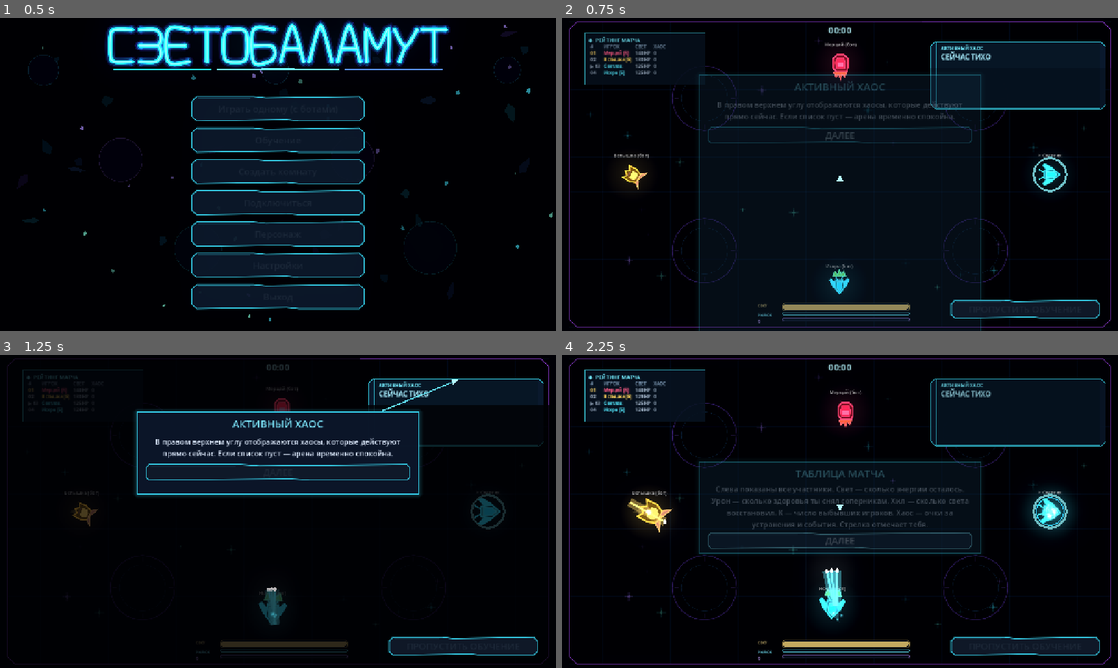
Above: before the commit, frames 1-4 (two rows, left to right).
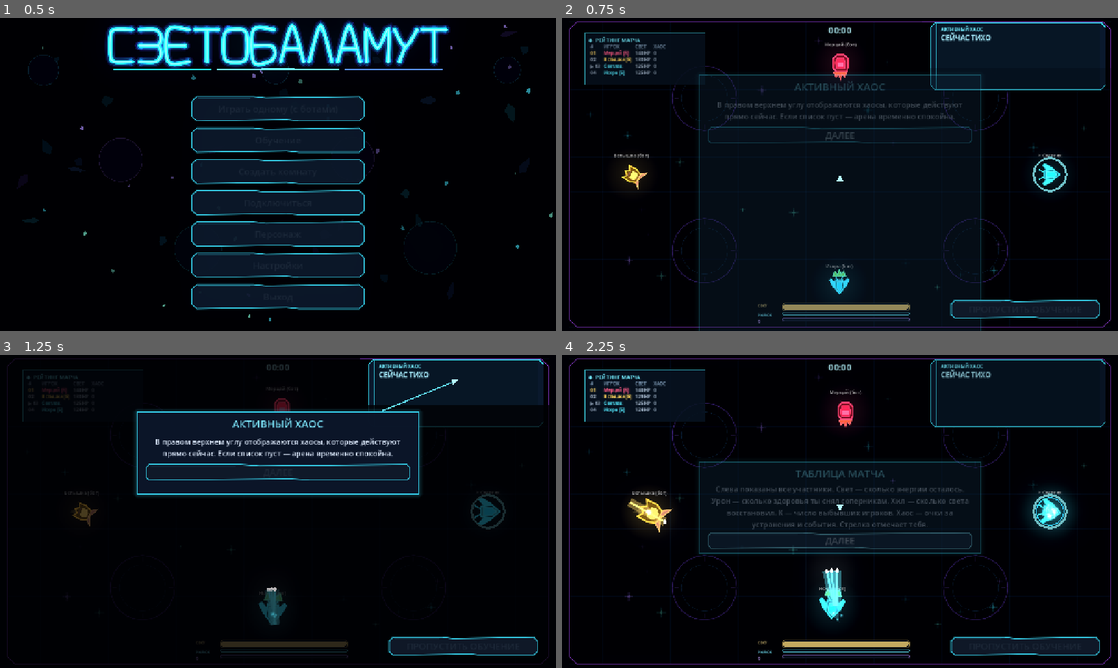
Above: after the commit, the same moments.

Repository: DvoreZZKy/svetobalamut
Game: Godot game, scene res://scenes/menu.tscn
Two runs of this game, one before a commit and one after it. Both use one fixed random seed, a clock stepped at 60 frames per second and the inputs below.
Inputs (mouse positions are in pixels of both pictures, inside the frame that each line leads up to):
- Up to frame 1 (0.5 s): no input
- Up to frame 2 (0.75 s): click "Играть одному (с ботами)" at 0.5 s
- Up to frame 3 (1.25 s): no input
- Up to frame 4 (2.25 s): tap Enter (restart) at 1.25 s; move the mouse to (962, 495) at 1.27 s; hold D (right) 1.28-2 s; hold Space (dash) 1.28-2 s; tap Q (ability) at 1.35 s; click (962, 495) at 1.42 s; click "ДАЛЕЕ" at 2 s

Frame 1 is identical in both runs. In frame 2, 3.8% of the frame differs, in the area x 66-98%, y 1-30%; in frame 3, 2.5%; in frame 4, 4.3%.

Commit message:
Restore live cooldown meters, hide match cursor on results, and show full skin leaderboard

Diff:
--- a/scripts/arena.gd
+++ b/scripts/arena.gd
@@ -131,6 +131,8 @@
 var stopwatch_lbl: Label
 var result_cards: Array[Button] = []
 var result_detail_open := false
+var result_list_scroll: ScrollContainer
+var result_list: VBoxContainer
 var banner: Label
 var score_lbl: RichTextLabel
 var help_lbl: Label
@@ -541,6 +543,27 @@
 	over_lbl.add_theme_color_override("default_color", Color("#f0fbff"))
 	cl.add_child(over_lbl)
 	over_lbl.visible = false
+	result_list_scroll = ScrollContainer.new()
+	result_list_scroll.horizontal_scroll_mode = ScrollContainer.SCROLL_MODE_DISABLED
+	result_list_scroll.vertical_scroll_mode = ScrollContainer.SCROLL_MODE_AUTO
+	result_list_scroll.visible = false
+	var result_list_panel := PanelContainer.new()
+	var result_list_style := StyleBoxFlat.new()
+	result_list_style.bg_color = Color("#071625", 0.96)
+	result_list_style.border_color = Color("#287e91", 0.9)
+	result_list_style.set_border_width_all(1)
+	result_list_style.set_corner_radius_all(0)
+	result_list_style.content_margin_left = 8
+	result_list_style.content_margin_right = 8
+	result_list_style.content_margin_top = 8
+	result_list_style.content_margin_bottom = 8
+	result_list_panel.add_theme_stylebox_override("panel", result_list_style)
+	result_list_scroll.add_child(result_list_panel)
+	result_list = VBoxContainer.new()
+	result_list.add_theme_constant_override("separation", 7)
+	result_list.size_flags_horizontal = Control.SIZE_EXPAND_FILL
+	result_list_panel.add_child(result_list)
+	cl.add_child(result_list_scroll)
 	over_restart_btn = FacetButton.new()
 	over_restart_btn.text = "РЕВАНШ"
 	over_restart_btn.custom_minimum_size = Vector2(210, 48)
@@ -837,8 +860,8 @@
 		bullet_layer.queue_redraw()
 	last_bullet_count = bullet_count
 	if is_instance_valid(cursor_canvas):
-		cursor_canvas.visible = not G.tutorial_active
-		if not G.tutorial_active:
+		cursor_canvas.visible = not G.tutorial_active and not pause_open and view.get("ph", "play") != "over"
+		if cursor_canvas.visible:
 			cursor_canvas.position = aim_screen_pos - cursor_canvas.size * 0.5
 			cursor_canvas.queue_redraw()
 	shake = maxf(0.0, shake - (shake * 8.0 + 25.0) * dt)
@@ -1256,7 +1279,7 @@
 	timer_lbl.modulate = Color.WHITE
 	timer_shape.color = Color("#0b1b30", 0.94)
 	timer_outline.default_color = Color("#39d9f0", 0.92)
-	timer_shape.position = Vector2(get_viewport_rect().size.x - 230.0, 132.0)
+	timer_shape.position = Vector2(get_viewport_rect().size.x - 230.0, 88.0)
 	timer_outline.position = timer_shape.position
 	timer_lbl.anchor_top = 0.0
 	timer_lbl.anchor_bottom = 0.0
@@ -1264,8 +1287,8 @@
 	timer_lbl.anchor_right = 1.0
 	timer_lbl.offset_left = -420.0
 	timer_lbl.offset_right = -40.0
-	timer_lbl.offset_top = 54.0
-	timer_lbl.offset_bottom = 210.0
+	timer_lbl.offset_top = 10.0
+	timer_lbl.offset_bottom = 166.0
 	timer_lbl.horizontal_alignment = HORIZONTAL_ALIGNMENT_LEFT
 	timer_lbl.add_theme_stylebox_override("normal", _chaos_panel_style())
 	var rows: Array = []
@@ -1312,8 +1335,14 @@
 	if not me.is_empty():
 		light_bar.max_value = me.hpmax
 		light_bar.value = me.l
-		dash_bar.value = 100.0 * (1.0 - clampf(me.dc / Sim.DASH_CD, 0.0, 1.0))
-		ability_bar.value = 100.0 * (1.0 - clampf(me.acd / 9.0, 0.0, 1.0))
+		dash_bar.max_value = 100.0
+		ability_bar.max_value = 100.0
+		var dash_cooldown := clampf(float(me.get("dc", 0.0)), 0.0, Sim.DASH_CD)
+		var ability_cooldown := clampf(float(me.get("acd", 0.0)), 0.0, 9.0)
+		dash_bar.value = (1.0 - dash_cooldown / Sim.DASH_CD) * 100.0
+		ability_bar.value = (1.0 - ability_cooldown / 9.0) * 100.0
+		dash_bar.queue_redraw()
+		ability_bar.queue_redraw()
 		var is_capsule := int(me.k) == 1 and not bool(me.s) and not over
 		capsule_ammo_lbl.visible = is_capsule
 		capsule_reload_bar.visible = is_capsule
@@ -1338,7 +1367,8 @@
 		over_rect.visible = true
 		over_shape.visible = true
 		over_outline.visible = true
-		over_lbl.visible = true
+		over_lbl.visible = not result_detail_open
+		result_list_scroll.visible = result_detail_open
 		over_restart_btn.visible = not is_client and not result_detail_open
 		over_menu_btn.visible = true
 		over_exit_btn.visible = result_detail_open
@@ -1437,6 +1467,7 @@
 		over_lbl.visible = false
 		for card in result_cards:
 			card.visible = false
+		result_list_scroll.visible = false
 		result_detail_open = false
 		over_restart_btn.visible = false
 		over_menu_btn.visible = false
@@ -1459,8 +1490,71 @@
 		var amount := int(p.get(key, 0))
 		lines += "[cell][color=%s]%02d[/color][/cell][cell][color=#%s]%s%s[/color][/cell][cell][b][color=%s]%d[/color][/b][/cell]" % [accent, i + 1, player_color, str(p.n), "  [Б]" if bool(p.get("bot", false)) else "", accent, amount]
 	lines += "[/table]"
-	over_lbl.scroll_active = true
-	over_lbl.text = lines
+	over_lbl.scroll_active = false
+	over_lbl.text = "[center][font_size=27][b][color=%s]◈  %s  ◈[/color][/b][/font_size][/center]" % [accent, category]
+	for child in result_list.get_children():
+		child.queue_free()
+	for i in rows.size():
+		var p: Dictionary = rows[i]
+		var row_card := PanelContainer.new()
+		row_card.custom_minimum_size = Vector2(0, 94)
+		row_card.size_flags_horizontal = Control.SIZE_EXPAND_FILL
+		var row_style := StyleBoxFlat.new()
+		row_style.bg_color = Color("#0b1b2d", 0.82)
+		row_style.border_color = Color("#287e91", 0.82)
+		row_style.set_border_width_all(1)
+		row_style.set_corner_radius_all(0)
+		row_style.content_margin_left = 8
+		row_style.content_margin_right = 12
+		row_style.content_margin_top = 4
+		row_style.content_margin_bottom = 4
+		row_card.add_theme_stylebox_override("panel", row_style)
+		result_list.add_child(row_card)
+		var row := HBoxContainer.new()
+		row.size_flags_horizontal = Control.SIZE_EXPAND_FILL
+		row.add_theme_constant_override("separation", 12)
+		row.alignment = BoxContainer.ALIGNMENT_CENTER
+		row_card.add_child(row)
+		var portrait := SubViewportContainer.new()
+		portrait.custom_minimum_size = Vector2(88, 82)
+		portrait.size = Vector2(88, 82)
+		portrait.stretch = true
+		portrait.mouse_filter = Control.MOUSE_FILTER_IGNORE
+		var portrait_vp := SubViewport.new()
+		portrait_vp.size = Vector2i(120, 110)
+		portrait_vp.transparent_bg = true
+		portrait_vp.render_target_update_mode = SubViewport.UPDATE_ALWAYS
+		portrait.add_child(portrait_vp)
+		var portrait_actor := VectorActor.new()
+		portrait_actor.position = Vector2(60, 58)
+		portrait_actor.scale = Vector2.ONE * 0.72
+		portrait_vp.add_child(portrait_actor)
+		portrait_actor.setup(int(p.get("k", 0)), G.col(int(p.get("c", 0))), int(p.get("outfit", 0)), int(p.get("hat", 0)))
+		row.add_child(portrait)
+		var details := VBoxContainer.new()
+		details.size_flags_horizontal = Control.SIZE_EXPAND_FILL
+		details.alignment = BoxContainer.ALIGNMENT_CENTER
+		row.add_child(details)
+		var name_label := Label.new()
+		name_label.text = "%02d   %s%s" % [i + 1, str(p.get("n", "Игрок")), "  •  БОТ" if bool(p.get("bot", false)) else ""]
+		name_label.add_theme_font_size_override("font_size", 18)
+		name_label.add_theme_color_override("font_color", G.col(int(p.get("c", 0))))
+		details.add_child(name_label)
+		var skin_label := Label.new()
+		var outfits := ["Без костюма", "Броня", "Полосатый", "Неоновый", "Плащ"]
+		var hats := ["Без шапки", "Корона", "Кепка", "Рожки", "Ауреол"]
+		skin_label.text = "%s  •  %s" % [outfits[clampi(int(p.get("outfit", 0)), 0, outfits.size() - 1)], hats[clampi(int(p.get("hat", 0)), 0, hats.size() - 1)]]
+		skin_label.add_theme_font_size_override("font_size", 12)
+		skin_label.add_theme_color_override("font_color", Color("#91a9c2"))
+		details.add_child(skin_label)
+		var score_label := Label.new()
+		score_label.text = "%s: %d" % [category, int(p.get(key, 0))]
+		score_label.custom_minimum_size.x = 150
+		score_label.horizontal_alignment = HORIZONTAL_ALIGNMENT_RIGHT
+		score_label.add_theme_font_size_override("font_size", 20)
+		score_label.add_theme_color_override("font_color", Color(accent))
+		row.add_child(score_label)
+	result_list_scroll.visible = true
 	for card in result_cards:
 		card.visible = false
 	over_restart_btn.visible = false
@@ -1488,6 +1582,8 @@
 		over_menu_btn.pressed.connect(_to_menu)
 	for card in result_cards:
 		card.visible = true
+	result_list_scroll.visible = false
+	over_lbl.visible = true
 	over_restart_btn.visible = not is_client
 	over_lbl.modulate.a = 1.0
 
@@ -1574,7 +1670,9 @@
 		if value_label:
 			value_label.position = Vector2(8, card_height - 62)
 			value_label.size = Vector2(card_width - 16, 34)
-	over_lbl.size.y = 120.0 if not result_detail_open else panel_size.y - 190.0
+	over_lbl.size.y = 120.0
+	result_list_scroll.position = Vector2(pos.x + 48.0, pos.y + 142.0)
+	result_list_scroll.size = Vector2(panel_size.x - 96.0, panel_size.y - 238.0)
 	var buttons_y := pos.y + panel_size.y - 82.0
 	over_restart_btn.position = Vector2(pos.x + panel_size.x * 0.5 - 232.0, buttons_y)
 	over_menu_btn.position = Vector2(pos.x + panel_size.x * 0.5 + 22.0, buttons_y)
